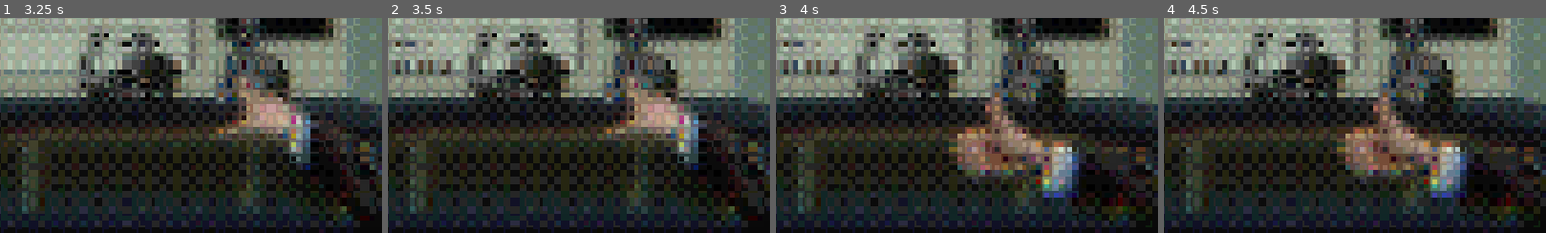
Above: before the commit, frames 1-4 (left to right).
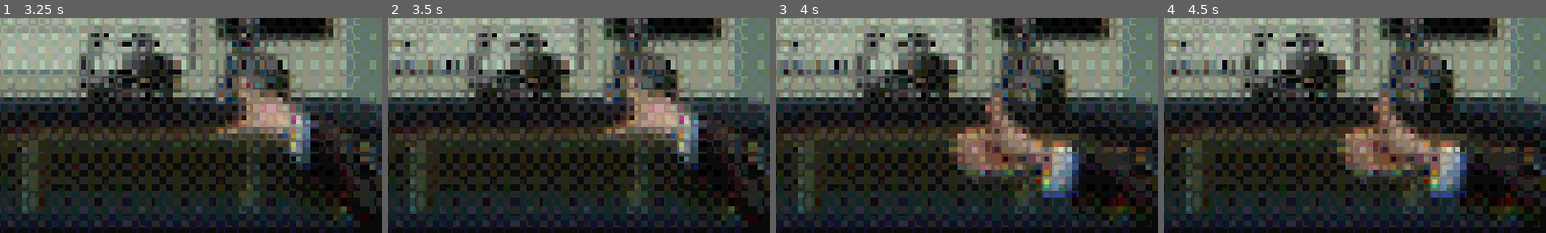
Above: after the commit, the same moments.

Repository: DebugCookie/FIB_GameJam
Game: Godot game, scene res://maxTestScene.tscn
Same seed, same stepped clock (60 frames per second), same inputs: the game is played once before the commit and once after it.
Inputs (mouse positions are % of the whole screen's width and height, from its top left):
- Up to frame 1 (3.25 s): tap Enter (ui_accept) at 0.5, 0.77, 1.25, 1.52, 2, 2.75, 3.02 s; move the mouse to (72, 45) at 0.52 s; hold Right (ui_right) 0.53-1.28 s; click (72, 45) at 0.67 s; move the mouse to (30, 55) at 1.27 s; hold Down (ui_down) 1.28-2.03 s; click (30, 55) at 1.42 s; move the mouse to (60, 28) at 2.02 s; hold Right (ui_right) 2.03-2.78 s; click (60, 28) at 2.17 s; move the mouse to (45, 70) at 2.77 s; hold Up (ui_up) from 2.78 s (still down); click (45, 70) at 2.92 s
- Up to frame 2 (3.5 s): keep holding Up (ui_up)
- Up to frame 3 (4 s): move the mouse to (80, 65) at 3.52 s; release Up (ui_up) at 3.53 s; hold Left (ui_left) from 3.53 s (still down); click (80, 65) at 3.67 s; tap Enter (ui_accept) at 3.77 s
- Up to frame 4 (4.5 s): keep holding Left (ui_left); move the mouse to (20, 35) at 4.27 s; click (20, 35) at 4.42 s
The pictures show only the part of the screen within x 35-85%, y 49-99%; the shares and areas given below are measured in that part.

Frame 1 is identical in both runs. In frame 2, 1.2% of the frame differs, in the area x 2-21%, y 3-28%; in frame 3, 1.2%; in frame 4, 1.3%, in the area x 2-21%, y 3-31%.

Commit message:
added icon to morale and money change

Diff:
--- a/bubble.gd
+++ b/bubble.gd
@@ -4,14 +4,22 @@
 @onready var dialogue_label: Label = $SubViewport/VBoxContainer/DialogueLabel
 @onready var character_label: Label = $SubViewport/VBoxContainer/CharacterLabel
 
+# Referenser till dina 4 dolda sprites/ikoner
+@onready var moral_pos_icon: TextureRect = %MoralPosIcon
+@onready var moral_neg_icon: TextureRect = %MoralMinusIcon
+@onready var money_pos_icon: TextureRect = %MoneyPosIcon
+@onready var money_neg_icon: TextureRect = %MoneyMinusIcon
+
 @export var bubble_lifetime: float = 5.0
+@export var feedback_duration: float = 0.8
 
 signal action_processed(morale_change: Dictionary)
 signal bubble_expired(penalty: Dictionary)
 
 var current_impact: Dictionary = {}
 var active_timer: SceneTreeTimer = null
-var isAlive = false
+var isAlive: bool = false
+var is_showing_feedback: bool = false
 
 func _ready() -> void:
 	hide_bubble()
@@ -21,6 +29,8 @@
 	dialogue_label.text = text
 	current_impact = impact
 	isAlive = true
+	is_showing_feedback = false
+	reset_icons() # Göm gamla ikoner
 	show()
 
 	if has_node("SFX_Popup_Idea"):
@@ -28,34 +38,69 @@
 
 	active_timer = get_tree().create_timer(bubble_lifetime, false)
 	await active_timer.timeout
-	if is_visible_in_tree():
+
+	if is_visible_in_tree() and isAlive and not is_showing_feedback:
 		var ignore_penalty = {"Moral": -5, "Money": 0}
+
+		is_showing_feedback = true
+		clear_text_labels()
+		if moral_neg_icon: moral_neg_icon.show()
+
+		await get_tree().create_timer(feedback_duration, false).timeout
+
 		bubble_expired.emit(ignore_penalty)
 		hide_bubble()
 
-
-
 func hide_bubble() -> void:
 	isAlive = false
+	is_showing_feedback = false
 	hide()
+	reset_icons()
 	current_impact = {}
+
+func clear_text_labels() -> void:
+	character_label.text = ""
+	dialogue_label.text = ""
+
+func reset_icons() -> void:
+	if moral_pos_icon: moral_pos_icon.hide()
+	if moral_neg_icon: moral_neg_icon.hide()
+	if money_pos_icon: money_pos_icon.hide()
+	if money_neg_icon: money_neg_icon.hide()
+
+func show_visual_feedback(impact: Dictionary) -> void:
+	is_showing_feedback = true
+	clear_text_labels()
+	reset_icons()
+
+	var moral_val = int(impact.get("Moral", 0))
+	var money_val = int(impact.get("Money", 0))
+
+	if moral_val > 0:
+		moral_pos_icon.show()
+	elif moral_val < 0:
+		moral_neg_icon.show()
+
+	if money_val > 0:
+		money_pos_icon.show()
+	elif money_val < 0:
+		money_neg_icon.show()
 
 
 func approve_dialogue() -> void:
-	if (isAlive == false):
-		print("No Approve")
-		return
-	if current_impact.is_empty():
-		return
+	if not isAlive or is_showing_feedback: return
+	if current_impact.is_empty(): return
 	print("Approve")
+
+	show_visual_feedback(current_impact)
+
+	await get_tree().create_timer(feedback_duration, false).timeout
+
 	action_processed.emit(current_impact)
 	hide_bubble()
 
 func reject_dialogue() -> void:
-	if isAlive == false:
-		print("No Reject")
-		return
-	print("Reject")
+	if not isAlive or is_showing_feedback: return
 
 	var zero_impact = {"Moral": 0, "Money": 0}
 	action_processed.emit(zero_impact)
--- a/bubble.tscn
+++ b/bubble.tscn
@@ -4,7 +4,11 @@
 [ext_resource type="Texture2D" uid="uid://cajxjbuwddo3t" path="res://Art Assets/2d/SpeechBubble.png" id="2_4cx2n"]
 [ext_resource type="AudioStream" uid="uid://b1cq01mhti85m" path="res://Audio/Audio Files/Popup_Idea-001.wav" id="2_05jx6"]
 [ext_resource type="AudioStream" uid="uid://iakhv8svrsbj" path="res://Audio/Audio Files/Popup_Idea-002.wav" id="3_4cx2n"]
+[ext_resource type="Texture2D" uid="uid://dk0a1qjjn72mo" path="res://Art Assets/2d/Morale_Plus.png" id="3_gr152"]
 [ext_resource type="AudioStream" uid="uid://bs5dal668sqcf" path="res://Audio/Audio Files/Popup_Idea-003.wav" id="4_1pskq"]
+[ext_resource type="Texture2D" uid="uid://cne66khevh2hx" path="res://Art Assets/2d/Morale_Minus.png" id="4_7anfy"]
+[ext_resource type="Texture2D" uid="uid://b33g5mrr6psur" path="res://Art Assets/2d/Dollar_plus.png" id="5_o6lp5"]
+[ext_resource type="Texture2D" uid="uid://dkoaoeh0n818o" path="res://Art Assets/2d/Dollar_Minus.png" id="6_te3ye"]
 
 [sub_resource type="ViewportTexture" id="ViewportTexture_1vivr"]
 viewport_path = NodePath("SubViewport")
@@ -60,6 +64,30 @@
 theme_override_font_sizes/font_size = 56
 autowrap_mode = 3
 
+[node name="FeedBackContainer" type="HBoxContainer" parent="SubViewport" unique_id=1644702999]
+offset_right = 40.0
+offset_bottom = 40.0
+
+[node name="MoralPosIcon" type="TextureRect" parent="SubViewport/FeedBackContainer" unique_id=1881505041]
+unique_name_in_owner = true
+layout_mode = 2
+texture = ExtResource("3_gr152")
+
+[node name="MoralMinusIcon" type="TextureRect" parent="SubViewport/FeedBackContainer" unique_id=1652470647]
+unique_name_in_owner = true
+layout_mode = 2
+texture = ExtResource("4_7anfy")
+
+[node name="MoneyPosIcon" type="TextureRect" parent="SubViewport/FeedBackContainer" unique_id=1074710375]
+unique_name_in_owner = true
+layout_mode = 2
+texture = ExtResource("5_o6lp5")
+
+[node name="MoneyMinusIcon" type="TextureRect" parent="SubViewport/FeedBackContainer" unique_id=1641826993]
+unique_name_in_owner = true
+layout_mode = 2
+texture = ExtResource("6_te3ye")
+
 [node name="Sprite3D" type="Sprite3D" parent="." unique_id=2133175379]
 texture = SubResource("ViewportTexture_1vivr")
 
--- a/scripts/global_morale.gd
+++ b/scripts/global_morale.gd
@@ -24,9 +24,9 @@
 	if not is_node_ready():
 		await ready
 
-	round_label.text = "DAG: %d" % current_day
+	round_label.text = "Day: %d" % current_day
 
 	var minutes: int = int(time_left_seconds) / 60
 	var seconds: int = int(time_left_seconds) % 60
 
-	time_label.text = "TID: %02d:%02d" % [minutes, seconds]
+	time_label.text = "Time: %02d:%02d" % [minutes, seconds]
